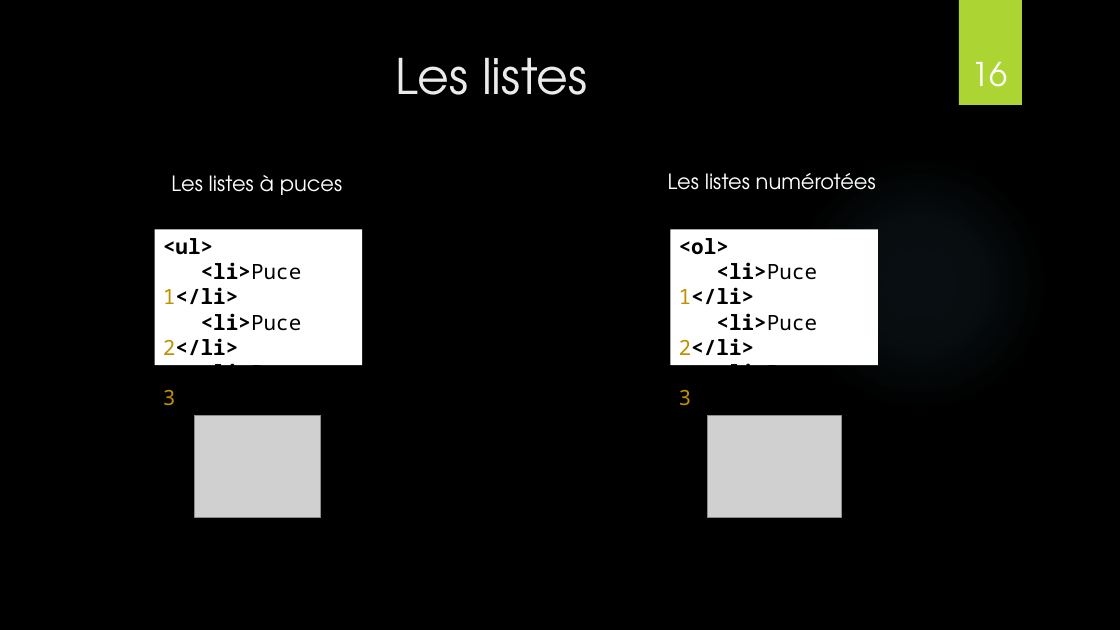
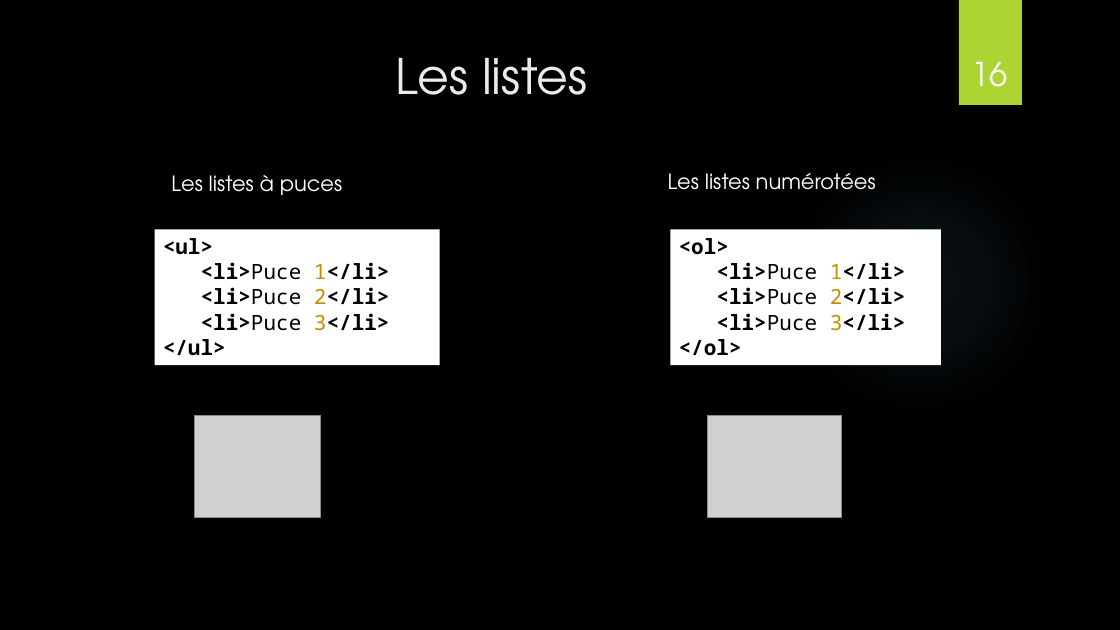
Before and after one commit to NideXTC/formations, a slide deck: slide 16 of HTML_CSS_CMS/HTML_CSS.pptx. Drawn at 1120x630 pixels with LibreOffice and Linux fonts; fonts in the diff are those of the drawing; grey boxes stand for pictures; background and template pictures are left out. Boxes give left, top, right and bottom in pixels: in the first picture for what was removed or moved away, otherwise in the second. Text is boxed around its words. In the diff, an @@ line names an element or a change of style, - is before the commit and + after.

```diff
--- a/HTML_CSS_CMS/HTML_CSS.pptx
+++ b/HTML_CSS_CMS/HTML_CSS.pptx
@@ rectangle "<ul>" resized from (x1=155, y1=229, x2=362, y2=365) to (x1=155, y1=229, x2=439, y2=365) @@
@@ rectangle "<ol>" resized from (x1=670, y1=229, x2=878, y2=365) to (x1=670, y1=229, x2=941, y2=365) @@
```
Also in this commit, not shown: 9 other files.
